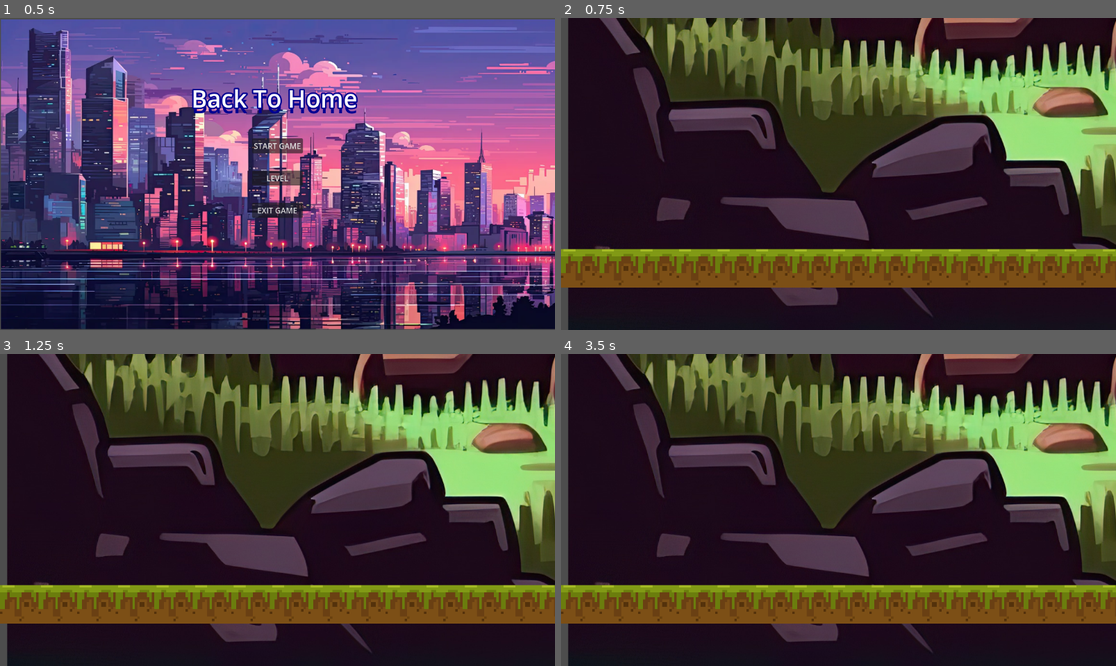
Above: before the commit, frames 1-4 (two rows, left to right).
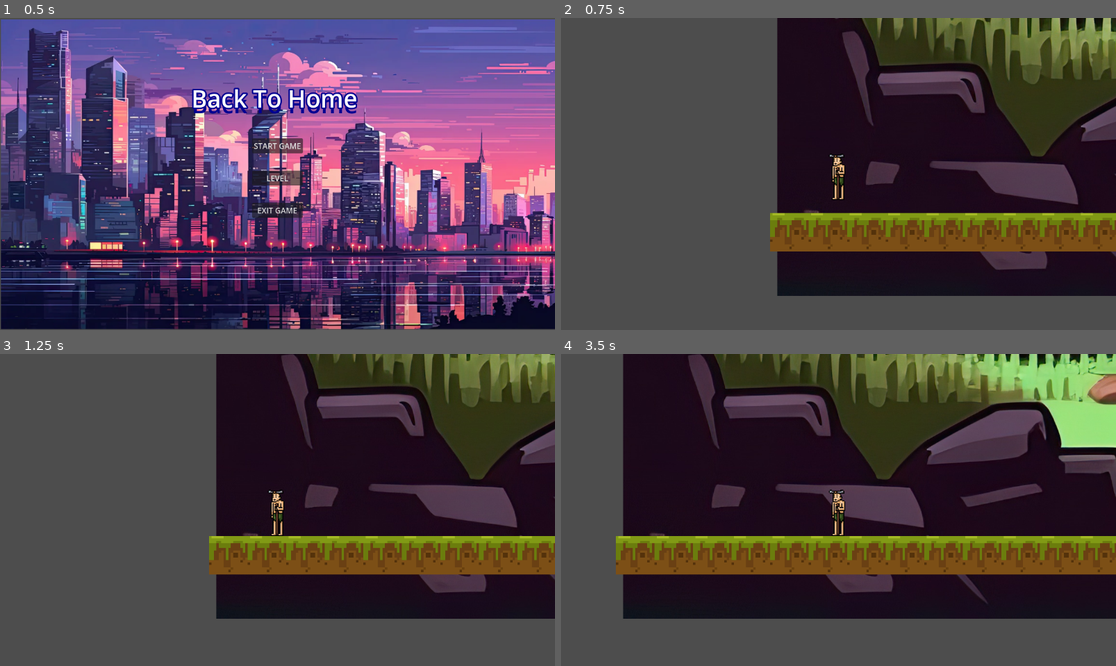
Above: after the commit, the same moments.

Repository: Muskinator/BackToHome
Game: Godot game, scene res://Scene/main_menu.tscn
The game is run twice, just before and just after one commit, with the same random seed, the same clock (stepped at 60 frames per second) and the same inputs.
Inputs:
- Up to frame 1 (0.5 s): no input
- Up to frame 2 (0.75 s): click "START GAME" at 0.5 s
- Up to frame 3 (1.25 s): no input
- Up to frame 4 (3.5 s): tap Enter (ui_accept) at 1.25, 1.35, 1.52, 1.82, 2.1, 2.27, 2.57, 2.85 s; hold Right (ui_right) 1.28-2.78 s; hold Left (ui_left) from 2.78 s (still down)

Frame 1 is identical in both runs. In frame 2, 89% of the frame differs, in the area x 0-100%, y 0-100%; in frame 3, 90%; in frame 4, 81%.

Commit message:
Enfin le perso + camera

Diff:
--- a/Scene/Lvl1.tscn
+++ b/Scene/Lvl1.tscn
@@ -1,7 +1,8 @@
-[gd_scene load_steps=5 format=3 uid="uid://b4qhty63g5i6r"]
+[gd_scene load_steps=6 format=3 uid="uid://b4qhty63g5i6r"]
 
 [ext_resource type="Texture2D" uid="uid://cdsri3ookxjeu" path="res://Background LVL/Lvl1.jpeg" id="1_0cdtb"]
 [ext_resource type="Texture2D" uid="uid://b4jdxa8lki3bj" path="res://Tiles/plateforme_terre.png" id="2_ltoqg"]
+[ext_resource type="PackedScene" uid="uid://c6smbwm8343qi" path="res://Scene/character_body_2d.tscn" id="3_ggeqk"]
 
 [sub_resource type="TileSetAtlasSource" id="TileSetAtlasSource_ao551"]
 texture = ExtResource("2_ltoqg")
@@ -56,3 +57,9 @@
 tile_set = SubResource("TileSet_gm1e0")
 format = 2
 layer_0/tile_data = PackedInt32Array(393216, 65536, 1, 393217, 65536, 1, 393218, 65536, 1, 393219, 65536, 1, 393220, 65 …(1267 unchanged characters)…
+
+[node name="CharacterBody2D" parent="." instance=ExtResource("3_ggeqk")]
+position = Vector2(148, 388)
+
+[node name="Camera2D" type="Camera2D" parent="CharacterBody2D"]
+position = Vector2(-6, -10)
--- /dev/null
+++ b/Scene/character_body_2d.gd
@@ -0,0 +1,28 @@
+extends CharacterBody2D
+
+
+const SPEED = 400.0
+const JUMP_VELOCITY = -450.0
+
+# Get the gravity from the project settings to be synced with RigidBody nodes.
+var gravity = ProjectSettings.get_setting("physics/2d/default_gravity")
+
+
+func _physics_process(delta):
+	# Add the gravity.
+	if not is_on_floor():
+		velocity.y += gravity * delta
+
+	# Handle jump.
+	if Input.is_action_just_pressed("ui_accept") and is_on_floor():
+		velocity.y = JUMP_VELOCITY
+
+	# Get the input direction and handle the movement/deceleration.
+	# As good practice, you should replace UI actions with custom gameplay actions.
+	var direction = Input.get_axis("ui_left", "ui_right")
+	if direction:
+		velocity.x = direction * SPEED
+	else:
+		velocity.x = move_toward(velocity.x, 0, SPEED)
+
+	move_and_slide()
--- /dev/null
+++ b/Scene/character_body_2d.tscn
@@ -0,0 +1,17 @@
+[gd_scene load_steps=4 format=3 uid="uid://c6smbwm8343qi"]
+
+[ext_resource type="Texture2D" uid="uid://b5tvcnc8c01ld" path="res://Assets/PP_1.png" id="1_islxk"]
+[ext_resource type="Script" path="res://Scene/character_body_2d.gd" id="1_qg1ce"]
+
+[sub_resource type="RectangleShape2D" id="RectangleShape2D_dxd7l"]
+size = Vector2(36, 96)
+
+[node name="CharacterBody2D" type="CharacterBody2D"]
+script = ExtResource("1_qg1ce")
+
+[node name="Sprite2D" type="Sprite2D" parent="."]
+texture = ExtResource("1_islxk")
+
+[node name="CollisionShape2D" type="CollisionShape2D" parent="."]
+position = Vector2(-8, -4)
+shape = SubResource("RectangleShape2D_dxd7l")
